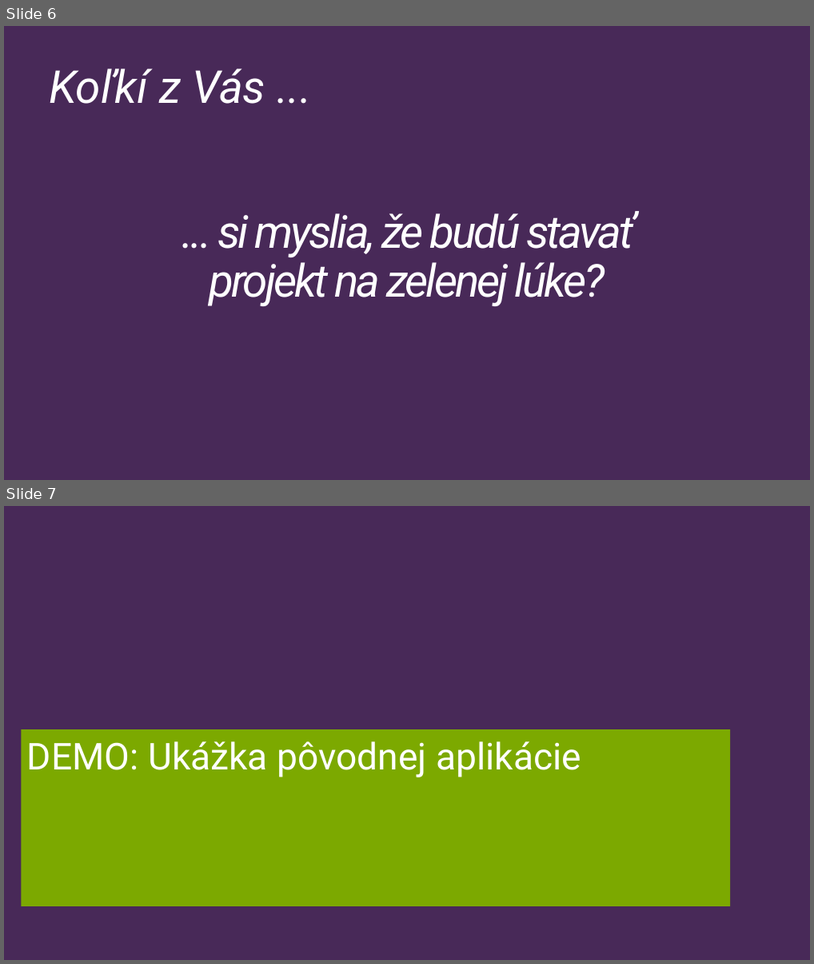
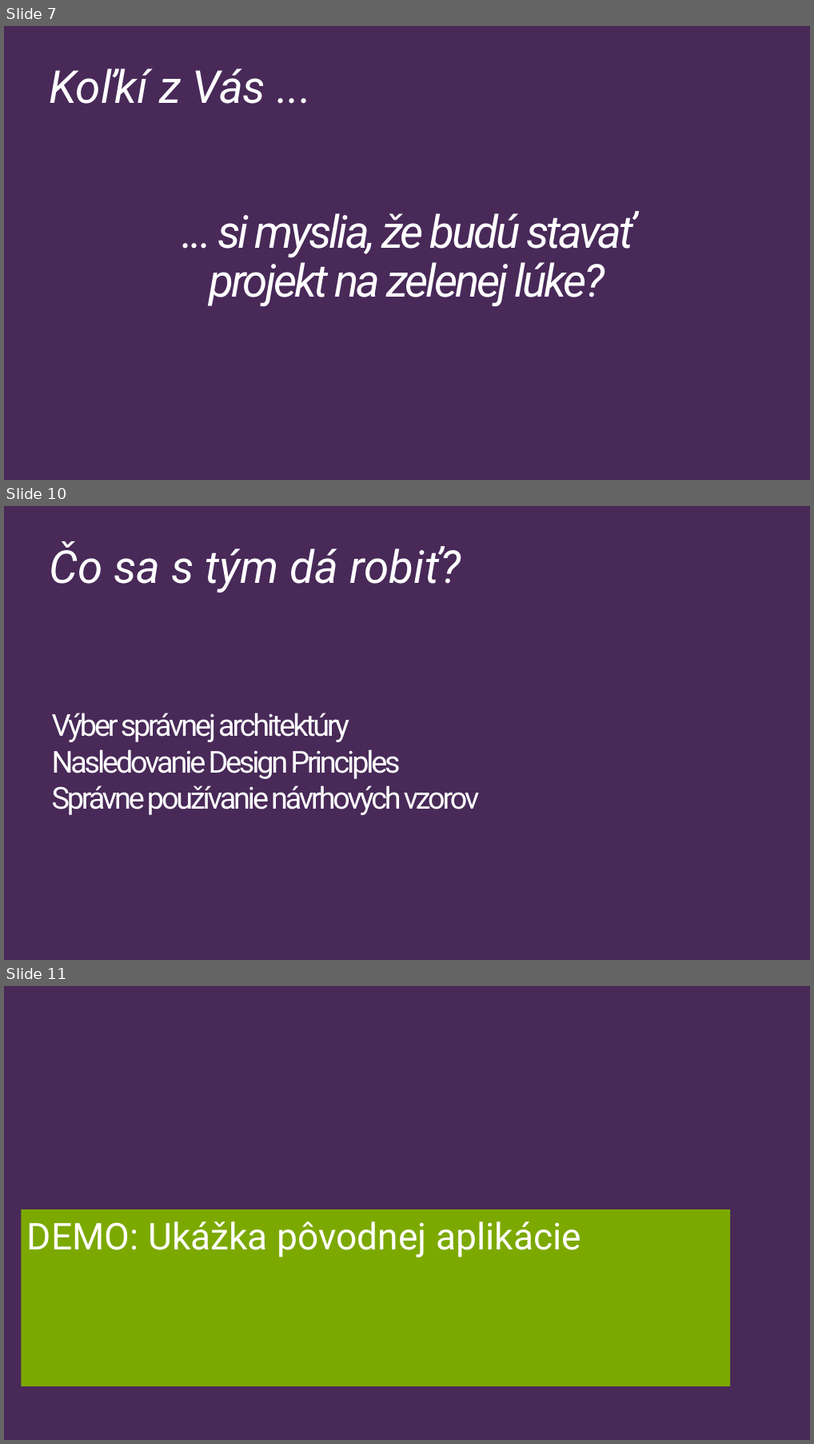
Before and after one commit to Burgyn/SOLID-Principles, a slide deck: SOLIDPrinciples.pptx. Shown one above the other, each under a label of ours: slides 6 and 7 before the commit, slides 7, 10 and 11 after it; the slides between them are not shown. The pictures are 814x964 and 814x1444 pixels, drawn with LibreOffice and Linux fonts; fonts in the diff are those of the drawing. Boxes give left, top, right and bottom in pixels: in the first picture for what was removed or moved away, otherwise in the second. Text is boxed around its words. In the diff, an @@ line names an element or a change of style, - is before the commit and + after.

```diff
--- a/SOLIDPrinciples.pptx
+++ b/SOLIDPrinciples.pptx
@@ slide 10 added at [4,506,810,960], background #482958 @@
@@ subtitle added at [49,541,461,593], 54 pt, text #FFFFFF, italic @@
+Čo sa s tým dá robiť?
@@ title added at [52,712,480,815], 36 pt, text #FFFFFF @@
+Výber správnej architektúry
+Nasledovanie Design Principles
+Správne používanie návrhových vzorov
@@ what was slide 6 is now slide 7 @@
@@ what was slide 7 is now slide 11 @@
```
Also in this commit, not shown: 6 other slides added, 1 other file.
